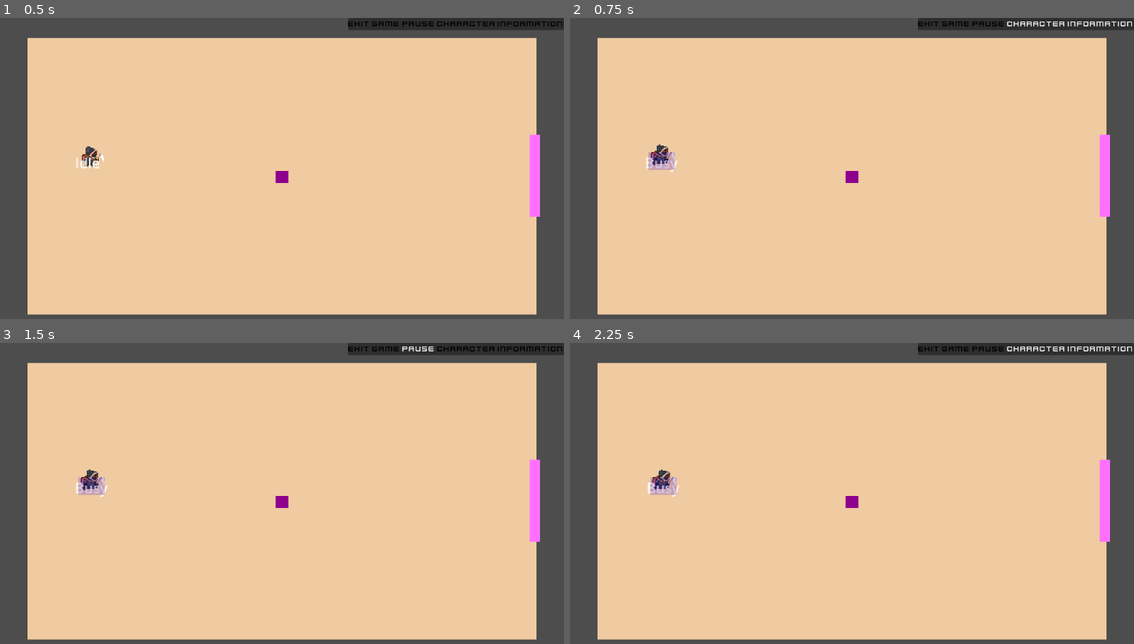
Above: before the commit, frames 1-4 (two rows, left to right).
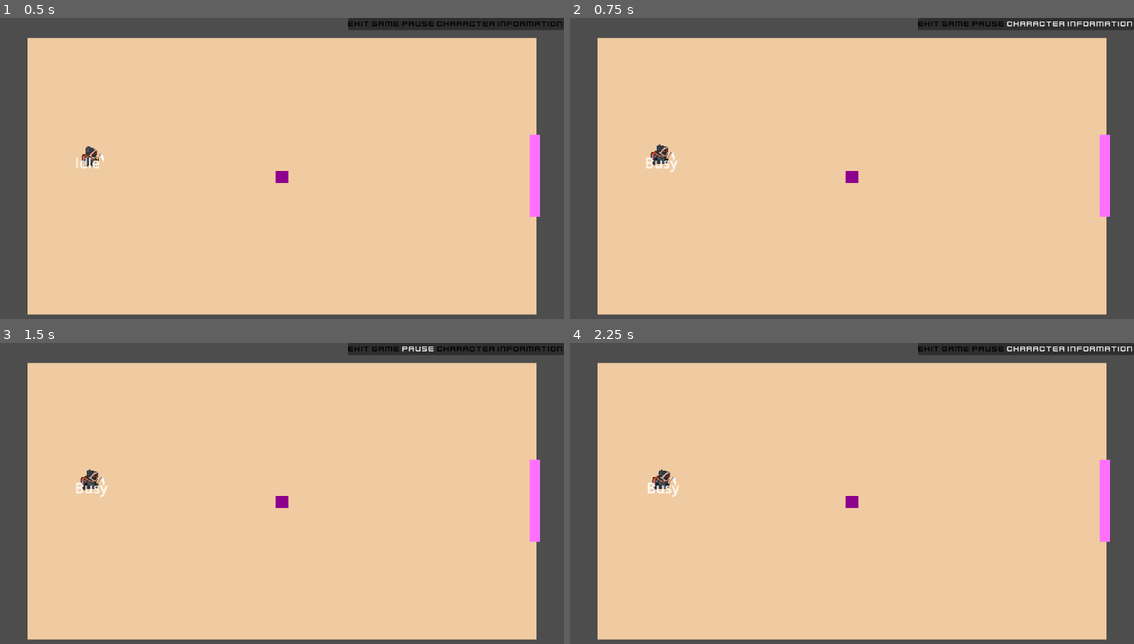
Above: after the commit, the same moments.

Repository: mabanana/MagicPE
Game: Godot game, scene res://Scenes/Menus/Main.tscn
Two runs of this game, one before a commit and one after it. Both use one fixed random seed, a clock stepped at 60 frames per second and the inputs below.
Inputs (mouse positions are in pixels of both pictures, inside the frame that each line leads up to):
- Up to frame 1 (0.5 s): no input
- Up to frame 2 (0.75 s): click "Character Information" at 0.5 s
- Up to frame 3 (1.5 s): click "Pause" at 1.25 s
- Up to frame 4 (2.25 s): move the mouse to (976, 484) at 2.02 s; press the mouse at (976, 484) at 2.03 s; hold Right (ui_right) from 2.03 s (still down)

Frame 1 is identical in both runs. In frame 2, 0.2% of the frame differs, in the area x 13-19%, y 44-51%; in frame 3, 0.2%; in frame 4, 0.2%, in the area x 14-19%, y 44-51%.

Commit message:
Small Bugfixes

Diff:
--- a/Scenes/Components/soccer_component.tscn
+++ b/Scenes/Components/soccer_component.tscn
@@ -1,10 +1,12 @@
-[gd_scene load_steps=2 format=3 uid="uid://dywh1r04mpf0h"]
+[gd_scene load_steps=3 format=3 uid="uid://dywh1r04mpf0h"]
 
 [ext_resource type="Script" path="res://Scripts/Defaults/SoccerComponent.gd" id="1_asgjt"]
+[ext_resource type="PackedScene" uid="uid://ctl07hyhm8duk" path="res://Scenes/Entities/ball_detect.tscn" id="2_8dpjm"]
 
 [node name="SoccerComponent" type="Node2D" node_paths=PackedStringArray("ball_marker")]
 script = ExtResource("1_asgjt")
 ball_marker = NodePath("BallMarker")
+ball_detect = ExtResource("2_8dpjm")
 
 [node name="BallMarker" type="Marker2D" parent="."]
 position = Vector2(0, 10)
--- a/Scenes/Components/trickster_component.tscn
+++ b/Scenes/Components/trickster_component.tscn
@@ -1,14 +1,18 @@
-[gd_scene load_steps=2 format=3 uid="uid://dy8wxelhw7hmu"]
+[gd_scene load_steps=3 format=3 uid="uid://dy8wxelhw7hmu"]
 
 [ext_resource type="Script" path="res://Scripts/Character/TricksterComponent.gd" id="1_f1pvb"]
+[ext_resource type="PackedScene" uid="uid://bprg7u0bltltx" path="res://Scenes/Entities/FakeBall.tscn" id="2_1wqtc"]
 
-[node name="TricksterComponent" type="Node"]
+[node name="TricksterComponent" type="Node2D"]
 script = ExtResource("1_f1pvb")
-cooldown = 10
+fake_ball_scene = ExtResource("2_1wqtc")
+cooldown = 1
 duration = 3
 
 [node name="Cooldown" type="Timer" parent="."]
 unique_name_in_owner = true
 one_shot = true
 
+[node name="FakeBalls" type="Node" parent="."]
+
 [connection signal="timeout" from="Cooldown" to="." method="_on_timer_timeout"]
--- a/Scenes/Entities/PlayerEnitity.tscn
+++ b/Scenes/Entities/PlayerEnitity.tscn
@@ -39,11 +39,8 @@
 scale = Vector2(0.2, 0.182)
 texture = ExtResource("2_6ly2v")
 
-[node name="CharacterStateMachine" type="Node" parent="." node_paths=PackedStringArray("current_state", "character", "animation_tree")]
+[node name="CharacterStateMachine" type="Node" parent="."]
 script = ExtResource("3_6mjdp")
-current_state = NodePath("Idle")
-character = NodePath("..")
-animation_tree = NodePath("../AnimationTree")
 
 [node name="Idle" type="Node" parent="CharacterStateMachine"]
 script = ExtResource("4_aggig")
@@ -67,8 +64,8 @@
 [node name="SoccerComponent" type="Node2D" parent="GameComponent"]
 script = ExtResource("7_bsa8r")
 
-[node name="CharacterComponent" type="Node" parent="."]
+[node name="CharacterComponent" type="Node2D" parent="."]
 script = ExtResource("8_3y8qq")
 
-[node name="TricksterComponent" type="Node" parent="CharacterComponent"]
+[node name="TricksterComponent" type="Node2D" parent="CharacterComponent"]
 script = ExtResource("9_rbghm")
--- a/Scenes/Instances/ball_detect.tscn
+++ b/Scenes/Entities/ball_detect.tscn
@@ -22,7 +22,6 @@
 
 [node name="Timer" type="Timer" parent="."]
 wait_time = 0.3
-autostart = true
 
 [connection signal="area_entered" from="." to="." method="_on_area_entered"]
 [connection signal="timeout" from="Timer" to="." method="_on_timer_timeout"]
--- a/Scripts/Character/TricksterComponent.gd
+++ b/Scripts/Character/TricksterComponent.gd
@@ -1,7 +1,7 @@
 extends CharacterComponent
 class_name TricksterComponent
 @onready var timer = %Cooldown
-var fake_ball_scene = preload("res://Scenes/Entities/FakeBall.tscn")
+@export var fake_ball_scene: PackedScene
 const instance_offset = Vector2(15,15)
 
 func main_interact(state):
@@ -16,7 +16,7 @@
 	var fake_ball = fake_ball_scene.instantiate()
 	fake_ball.global_position = get_parent().global_position+(instance_offset*get_parent().facing)
 	fake_ball.duration = duration
-	add_child(fake_ball)
+	$FakeBalls.add_child(fake_ball)
 	spell_active = false
 
 
--- a/Scripts/Defaults/BallDetect.gd
+++ b/Scripts/Defaults/BallDetect.gd
@@ -1,8 +1,10 @@
 extends Area2D
 class_name BallDetect
+@export var duration: float = 0.1
+
 
 func _ready():
-	pass
+	$Timer.start(duration)
 
 func _process(delta):
 	pass
--- a/Scripts/Defaults/CharacterComponent.gd
+++ b/Scripts/Defaults/CharacterComponent.gd
@@ -1,4 +1,4 @@
-extends Node
+extends Node2D
 class_name CharacterComponent
 
 var cooling_down: bool = false
--- a/Scripts/Defaults/SoccerComponent.gd
+++ b/Scripts/Defaults/SoccerComponent.gd
@@ -5,9 +5,10 @@
 @export var ball_marker = Marker2D
 @export var kick_spin: int = 500
 @export var kick_speed: int = 70
+@export var ball_detect: PackedScene
 var state_machine: CharacterStateMachine
 var ball: RigidBody2D = null
-var ball_detect = preload("res://Scenes/Instances/ball_detect.tscn")
+
 
 
 func main_interact(state):
Not shown: 2 places in Scenes/Entities/ball_detect.tscn that only renumber resources
